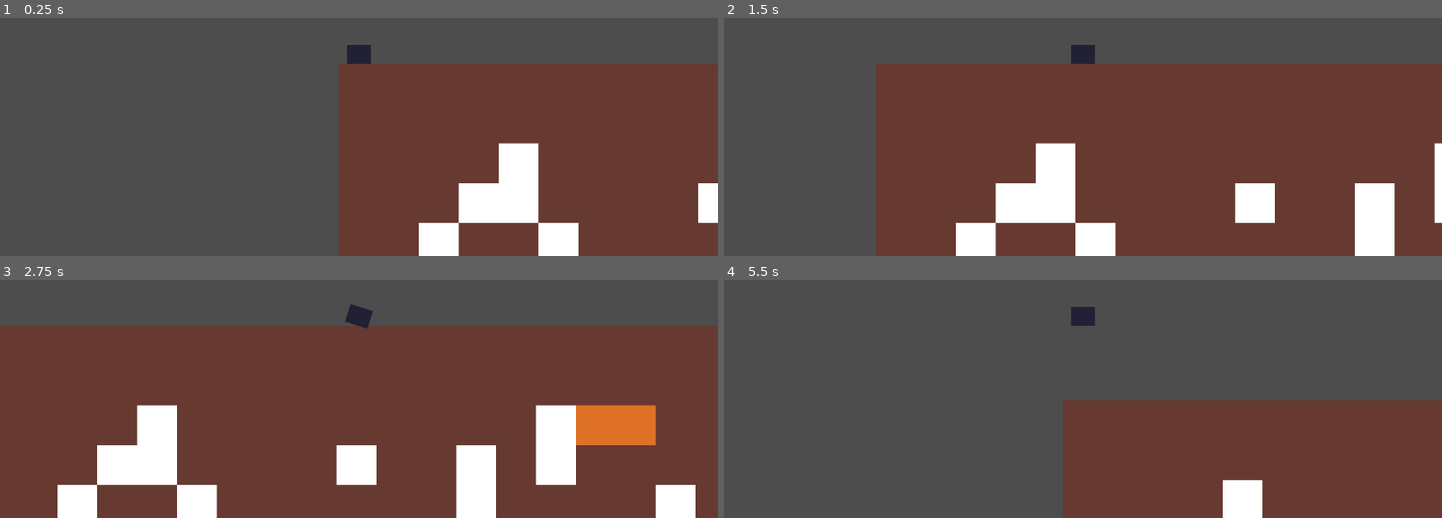
Above: before the commit, frames 1-4 (two rows, left to right).
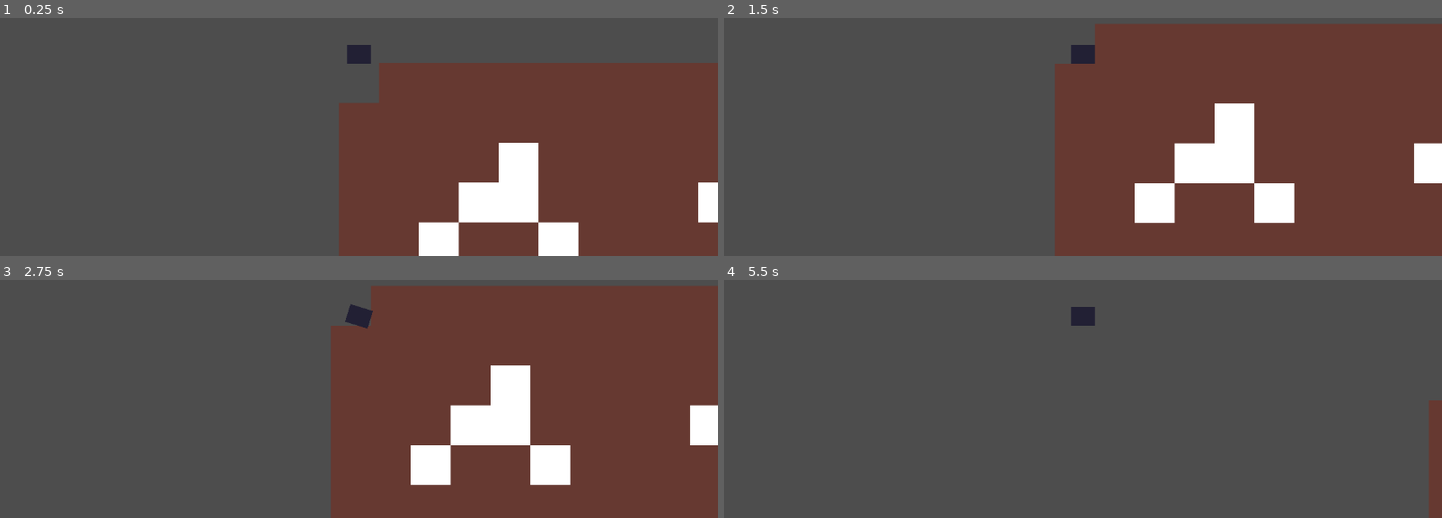
Above: after the commit, the same moments.

Repository: MissionToPsyche-Iridium/iridium_21q_web_game-csu
Game: Godot game, scene res://pre.tscn
Two runs of this game, one before a commit and one after it. Both use one fixed random seed, a clock stepped at 60 frames per second and the inputs below.
Inputs:
- Up to frame 1 (0.25 s): no input
- Up to frame 2 (1.5 s): tap Enter at 0.5 s; hold D (right) 0.53-1.28 s; hold S (down) from 1.28 s (still down)
- Up to frame 3 (2.75 s): tap Space at 2 s; release S (down) at 2.03 s; hold D (right) from 2.03 s (still down)
- Up to frame 4 (5.5 s): release D (right) at 2.78 s; hold W (up) 2.78-3.53 s; hold A (left) 3.53-5.03 s; hold S (down) from 5.03 s (still down)

The runs differ from the first frame. In frame 1, 1.3% of the frame differs, in the area x 47-100%, y 18-87%; in frame 2, 37%; in frame 3, 56%, in the area x 0-100%, y 2-100%; in frame 4, 25%.

Commit message:
Small Edit to make code run.

Diff:
--- a/Objects/drone.tscn
+++ b/Objects/drone.tscn
@@ -25,11 +25,10 @@
 shape = SubResource("RectangleShape2D_imawl")
 
 [node name="DownArea" type="Area2D" parent="."]
-position = Vector2(0, 5)
 script = ExtResource("3_t21jt")
 
 [node name="Down" type="CollisionShape2D" parent="DownArea"]
-position = Vector2(0, 3)
+position = Vector2(0, 10)
 shape = SubResource("CapsuleShape2D_xgbkr")
 
 [connection signal="body_entered" from="DownArea" to="DownArea" method="_on_body_entered"]
--- a/scripts/drill.gd
+++ b/scripts/drill.gd
@@ -7,15 +7,20 @@
 
 func _on_body_entered(body: Node2D) -> void:
 	if body is TileMapLayer:
+
 		var tilemapcords = body.local_to_map(body.to_local(to_global(position)))
-		tilemapcords.y += 1
-		if tilemapcords.x < 0:
-			tilemapcords.x += 1
-		print(tilemapcords)
+		print("LOCAL POS:", position)
+		print("LOCAL TO MAP:", body.local_to_map(position))
+		print("GLOBAL TO MAP:", body.local_to_map(global_position))
+		print("GLOBAL: ", global_position)
+		#tilemapcords.y += 1
+		#if tilemapcords.x < 0:
+		#	tilemapcords.x += 1
+		print("TILEMAPCORDS: ", tilemapcords)
 		body.set_cell(tilemapcords, 0, Vector2(1,0))
 		body.erase_cell(tilemapcords)
 		print("DOWN")
-	pass # Replace with function body.
+		pass # Replace with function body.
 func _on_body_exited(body: Node2D) -> void:
 	print("LEAVE")
 	pass
